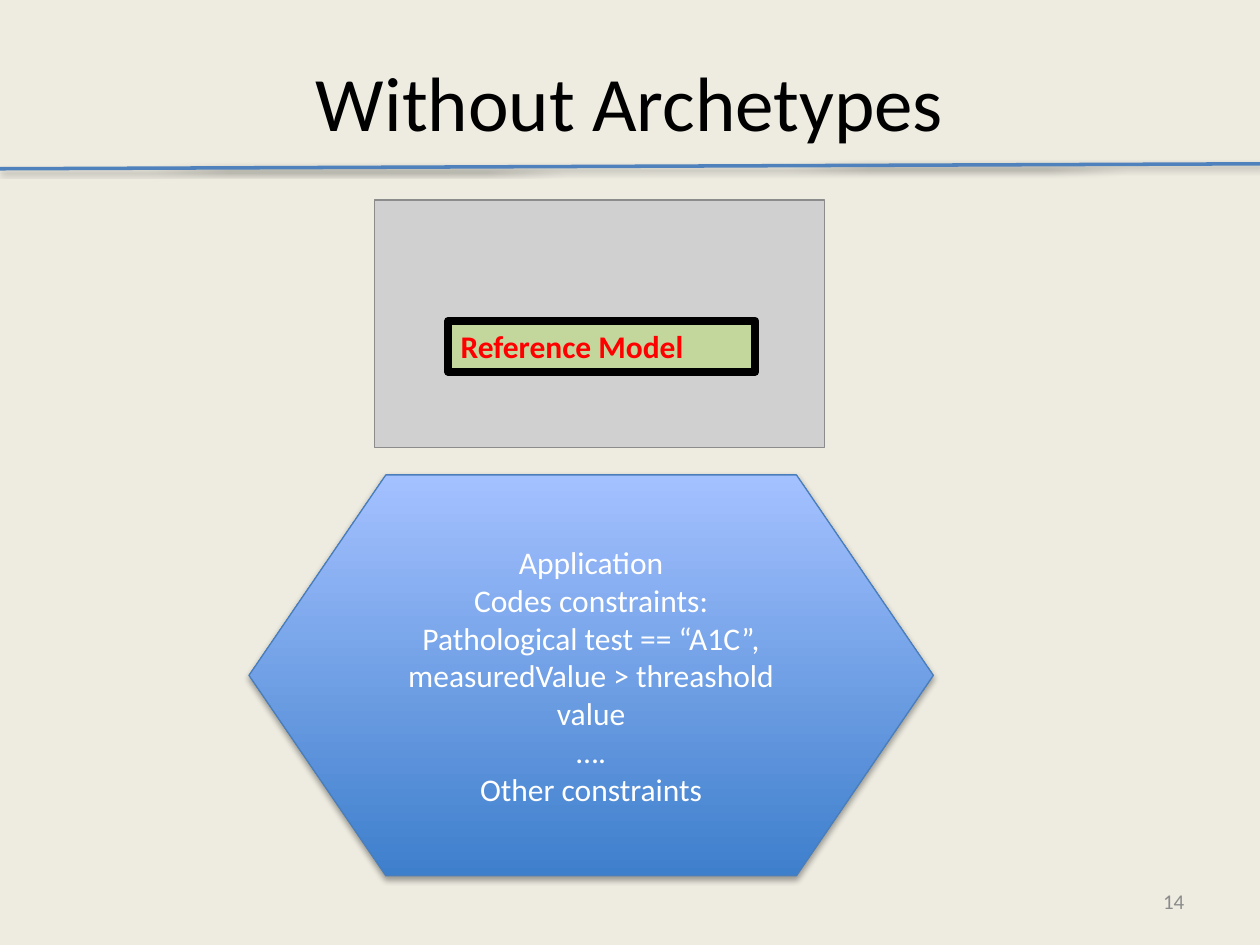
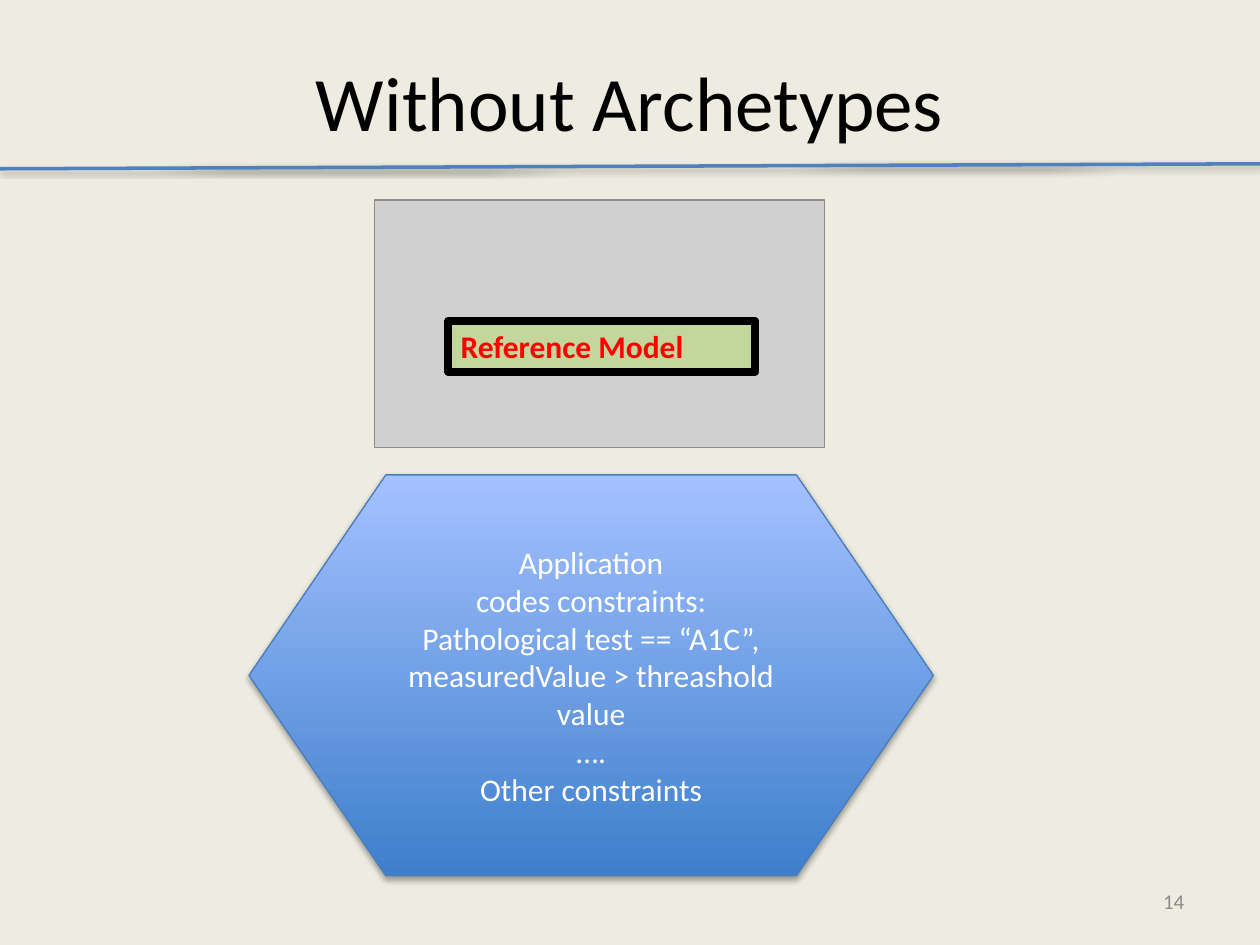
Before and after one commit to Avelanda/AMLTooling, a slide deck: slide 14 of docs/AMLTooling.pptx. Drawn at 1260x945 pixels with LibreOffice and Linux fonts; fonts in the diff are those of the drawing; grey boxes stand for pictures. Boxes give left, top, right and bottom in pixels: in the first picture for what was removed or moved away, otherwise in the second. Text is boxed around its words. In the diff, an @@ line names an element or a change of style, - is before the commit and + after.

```diff
--- a/docs/AMLTooling.pptx
+++ b/docs/AMLTooling.pptx
@@ text in flow chart preparation at (476, 590, 706, 612): text changed @@
-Codes constraints:
+codes constraints:
```
Also in this commit, not shown: 2 other slides changed, 21 slides added.
